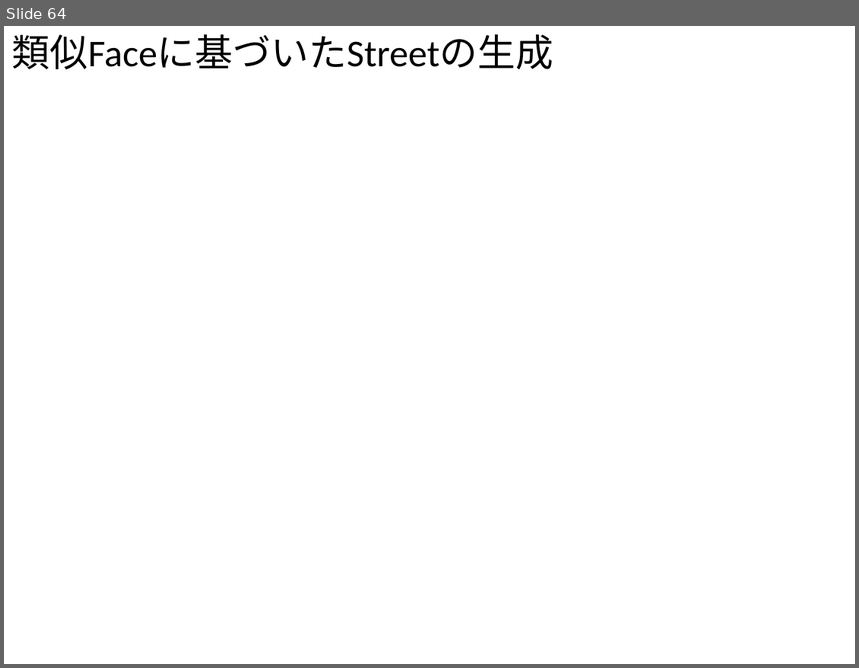
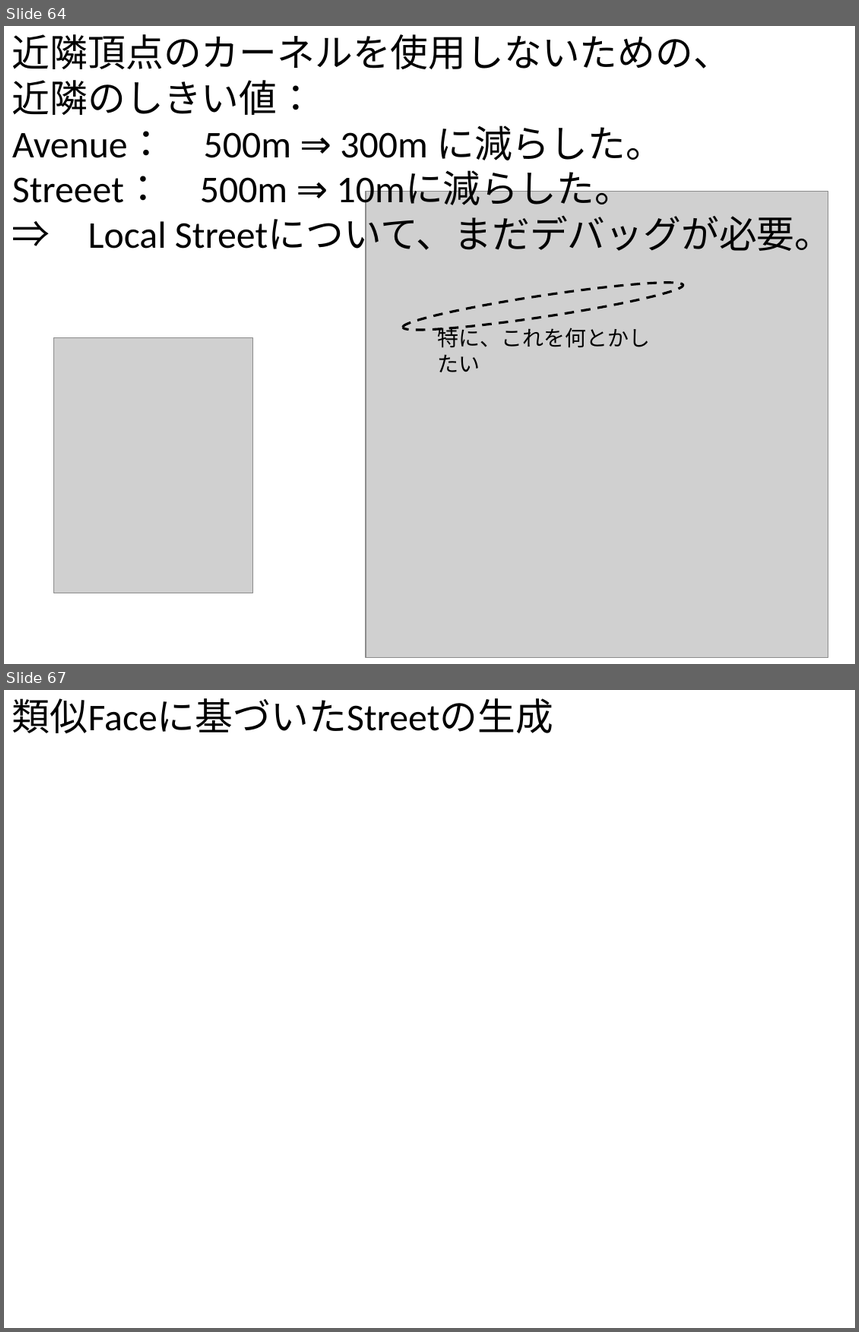
Before and after one commit to gnishida/RoadDesigner, a slide deck: RoadDesigner.pptx. Shown one above the other, each under a label of ours: slide 64 before the commit, slides 64 and 67 after it; the slides between them are not shown. The pictures are 859x668 and 859x1332 pixels, drawn with LibreOffice and Linux fonts; fonts in the diff are those of the drawing; grey boxes stand for pictures. Boxes give left, top, right and bottom in pixels: in the first picture for what was removed or moved away, otherwise in the second. Text is boxed around its words. In the diff, an @@ line names an element or a change of style, - is before the commit and + after.

```diff
--- a/RoadDesigner.pptx
+++ b/RoadDesigner.pptx
@@ slide 64 added at (4, 26, 855, 664), background #FFFFFF @@
@@ text added at (12, 34, 833, 257), 32 pt, text #000000 @@
+近隣頂点のカーネルを使用しないための、
+近隣のしきい値：
+Avenue： 500m ⇒ 300m に減らした。
+Streeet： 500m ⇒ 10mに減らした。
+⇒ Local Streetについて、まだデバッグが必要。
@@ picture added at (366, 191, 828, 658) @@
@@ ellipse added at (401, 275, 685, 338), outline #000000 2 pt dashed @@
@@ picture added at (53, 338, 253, 594) @@
@@ text added at (438, 325, 650, 373), 18 pt, text #000000 @@
+特に、これを何とかしたい
@@ what was slide 64 is now slide 67 @@
```
Also in this commit, not shown: 2 slides changed, 2 other slides added, 2 other files.
